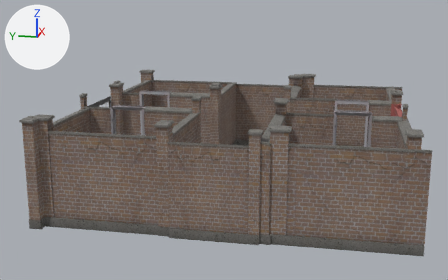
One commit to the glTF model images/stage.glb: the scene before it, then after it.
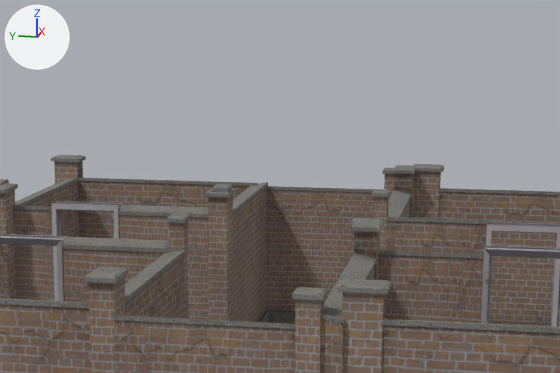
Each version is shown whole from a camera (50 mm lens) standing at (-31.8, -5.3, 10.3) and looking at (-0.7, 0.9, 2.5), then close up on the part from 26% to 82% of the width and 0% to 60% of the height. Every picture has the same lights, and +X, +Y and +Z are marked at upper left. Where no turn or scale is listed for an object, it has been applied to the vertices.

Objects in the first close-up: '10061_Wall_SG_V1.003', '10061_Wall_SG_V1.004', '10061_Wall_SG_V1.009', '10061_Wall_SG_V1.010', '10061_Wall_SG_V1.011', '10061_Wall_SG_V1.012', '10061_Wall_SG_V1.021', '10061_Wall_SG_V1.022', '10061_Wall_SG_V1.044', '10061_Wall_SG_V1.045', '10061_Wall_SG_V1.046', '10061_Wall_SG_V1.051'.
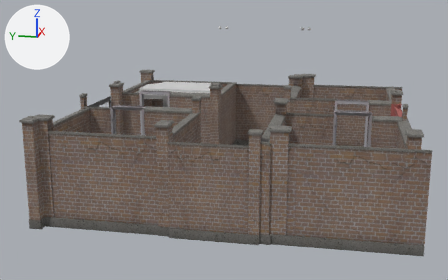
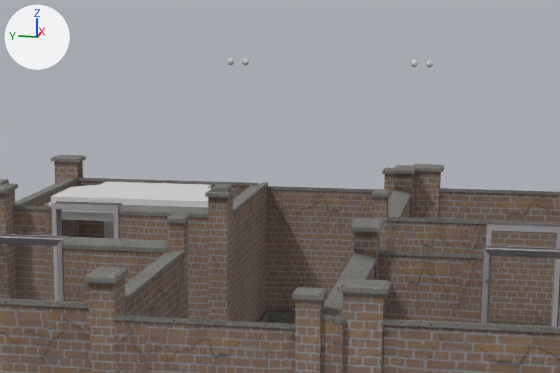
Where the change shows, as pixel boxes [x1, y1, x2, y2] in the close-ups (560 x 373 px):
'Box01', added
    after: [44, 182, 212, 238]
'10061_Wall_SG_V1.012', unchanged, covered by the edit
    both: [51, 155, 258, 238]

Edits to the bpy script that builds the scene:
```text
Add mat_wire_200200200:
    mat_wire_200200200 = principled_material('wire_200200200')
    mat_wire_200200200.base_color = (0.64, 0.64, 0.64)  # light grey #d1d1d1
    mat_wire_200200200.roughness = 1.0
Add me_box01:
    me_box01.from_pydata(...)  # 891 vertices, 1753 faces; spans x -1.68..1.47, y -2.72..2.14, z -0.02..3.67
    me_box01.materials.append(mat_wire_200200200)  # light grey #d1d1d1
Add ob_box01:
    ob_box01 = bpy.data.objects.new('Box01', me_box01)
    ob_box01.location = (6.16, 5.33, 0.55)
```
